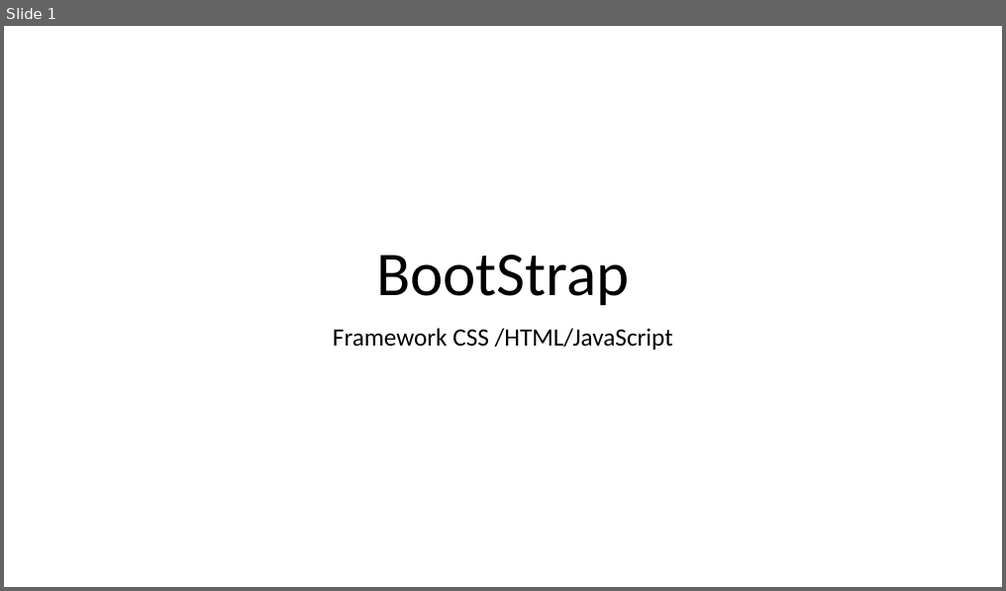
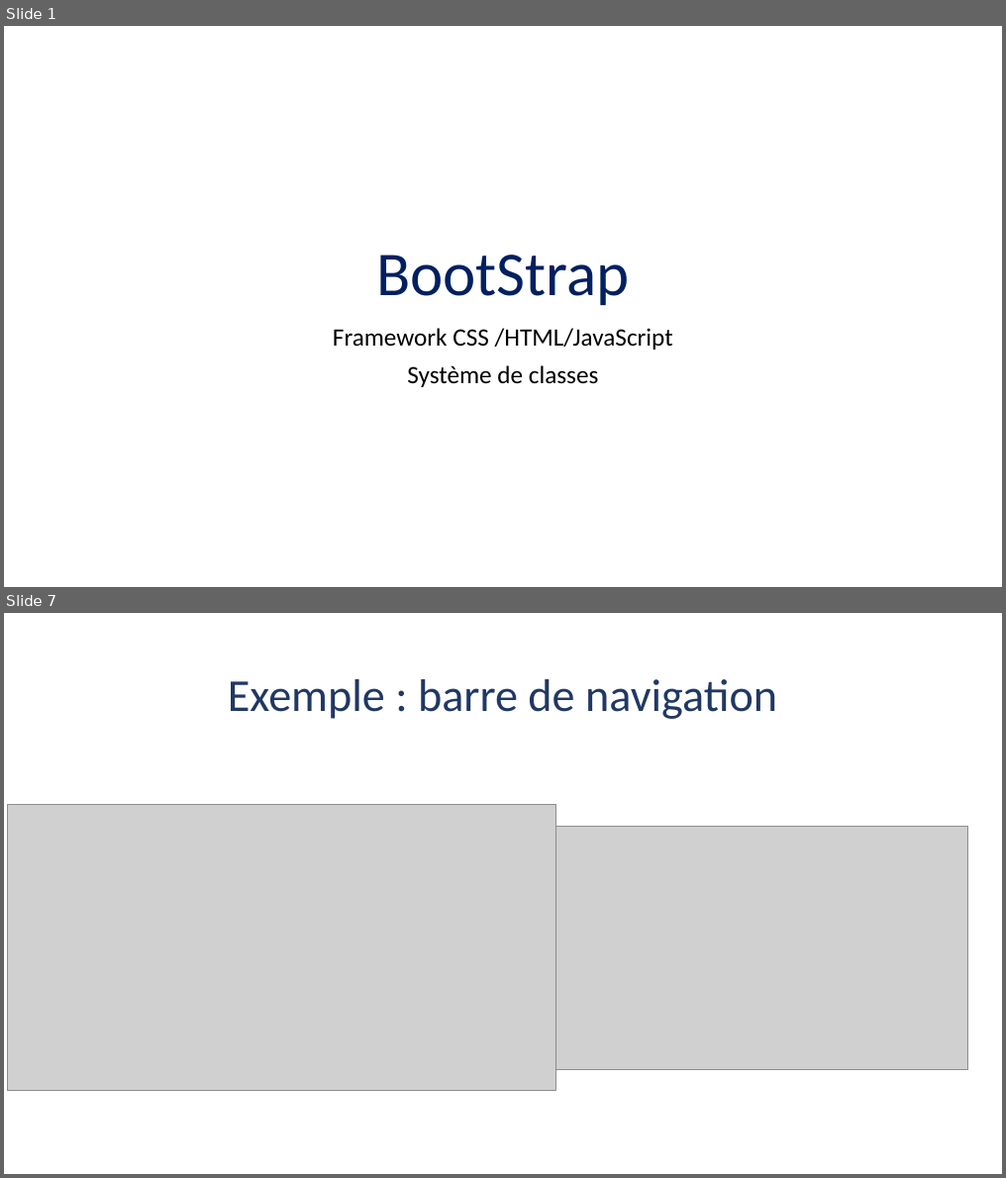
Before and after one commit to Freek31/Exo_html, a slide deck: 08-Angular/Bootstrap/BootStrap.pptx. Shown one above the other, each under a label of ours: slide 1 before the commit, slides 1 and 7 after it; the slides between them are not shown. The pictures are 1006x591 and 1006x1178 pixels, drawn with LibreOffice and Linux fonts; fonts in the diff are those of the drawing; grey boxes stand for pictures. Boxes give left, top, right and bottom in pixels: in the first picture for what was removed or moved away, otherwise in the second. Text is boxed around its words. In the diff, an @@ line names an element or a change of style, - is before the commit and + after.

```diff
--- a/08-Angular/Bootstrap/BootStrap.pptx
+++ b/08-Angular/Bootstrap/BootStrap.pptx
@@ slide 7 added at (x1=4, y1=613, x2=1002, y2=1174), background #FFFFFF @@
@@ title added at (x1=228, y1=679, x2=777, y2=719), 44 pt, text #203864 @@
+Exemple : barre de navigation
@@ picture added at (x1=7, y1=805, x2=555, y2=1090) @@
@@ picture added at (x1=555, y1=827, x2=967, y2=1069) @@
@@ slide 1 changed as well @@
@@ title "BootStrap" at (x1=376, y1=255, x2=630, y2=305): text colour #000000 to #002060 @@
@@ subtitle at (x1=407, y1=366, x2=599, y2=387): paragraph added @@
+Système de classes
```
Also in this commit, not shown: 1 other slide changed, 7 other slides added, 1 slide removed.
